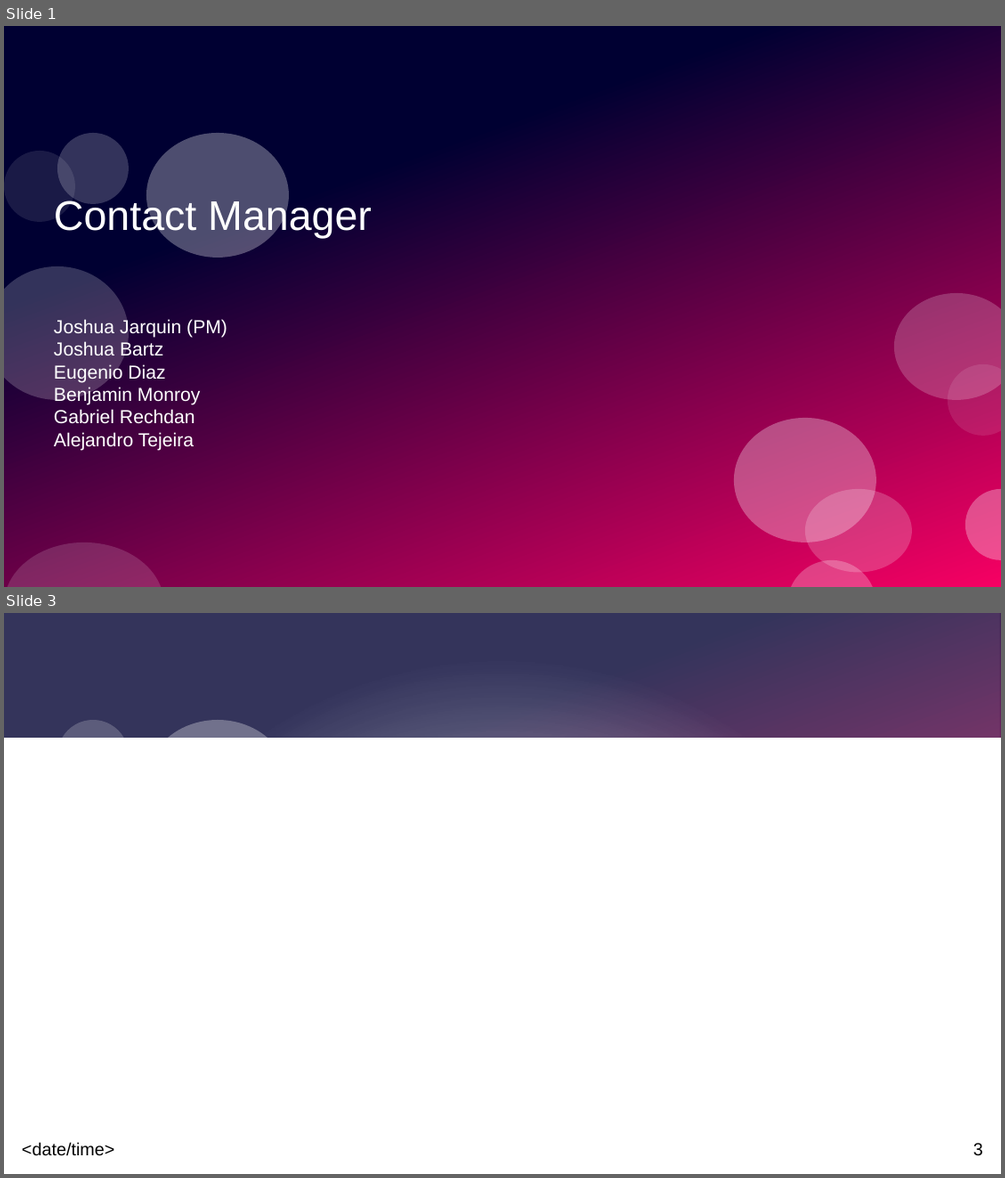
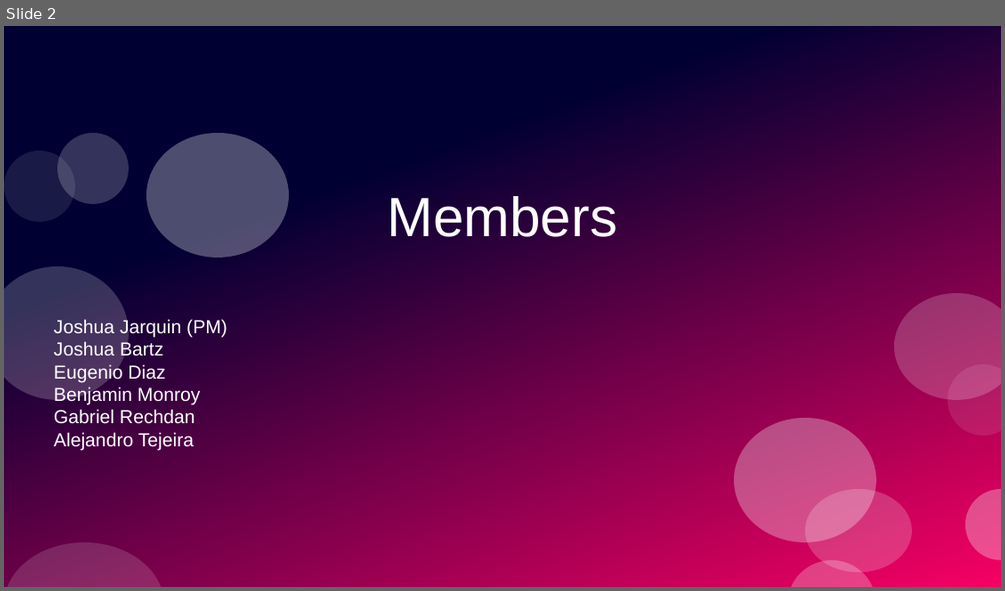
Before and after one commit to PrototypeProto/COP_4331_Small-Project, a slide deck: Pres.pptx. Shown one above the other, each under a label of ours: slides 1 and 3 before the commit, slide 2 after it; the slides between them are not shown. The pictures are 1005x1178 and 1005x591 pixels, drawn with LibreOffice and Linux fonts; fonts in the diff are those of the drawing. Boxes give left, top, right and bottom in pixels: in the first picture for what was removed or moved away, otherwise in the second. Text is boxed around its words. In the diff, an @@ line names an element or a change of style, - is before the commit and + after.

```diff
--- a/Pres.pptx
+++ b/Pres.pptx
@@ slide 3 removed at bbox=[4, 613, 1001, 1174], background #FFFFFF; not listed: 4 template elements that a slide beside it also shows @@
@@ rectangle removed at bbox=[4, 613, 1001, 1174] @@
@@ rectangle removed at bbox=[4, 738, 1001, 1174] @@
@@ ellipse removed at bbox=[147, 720, 289, 844] @@
@@ text removed at bbox=[22, 1142, 114, 1156] @@
-<date/time>
@@ page number removed at bbox=[973, 1143, 983, 1156] @@
-3
@@ what was slide 1 is now slide 2 @@
@@ slide 2 changed as well @@
@@ title at bbox=[387, 196, 617, 237]: text changed; size 33 to 44 pt @@
-Contact Manager
+Members
```
Also in this commit, not shown: 8 slides added, 1 other slide removed, 13 other files.
